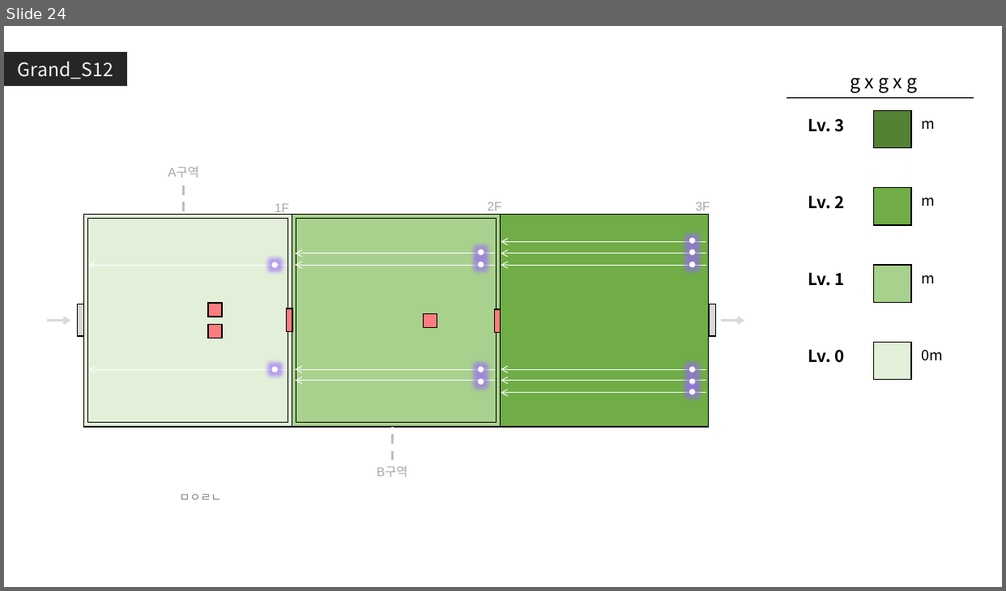
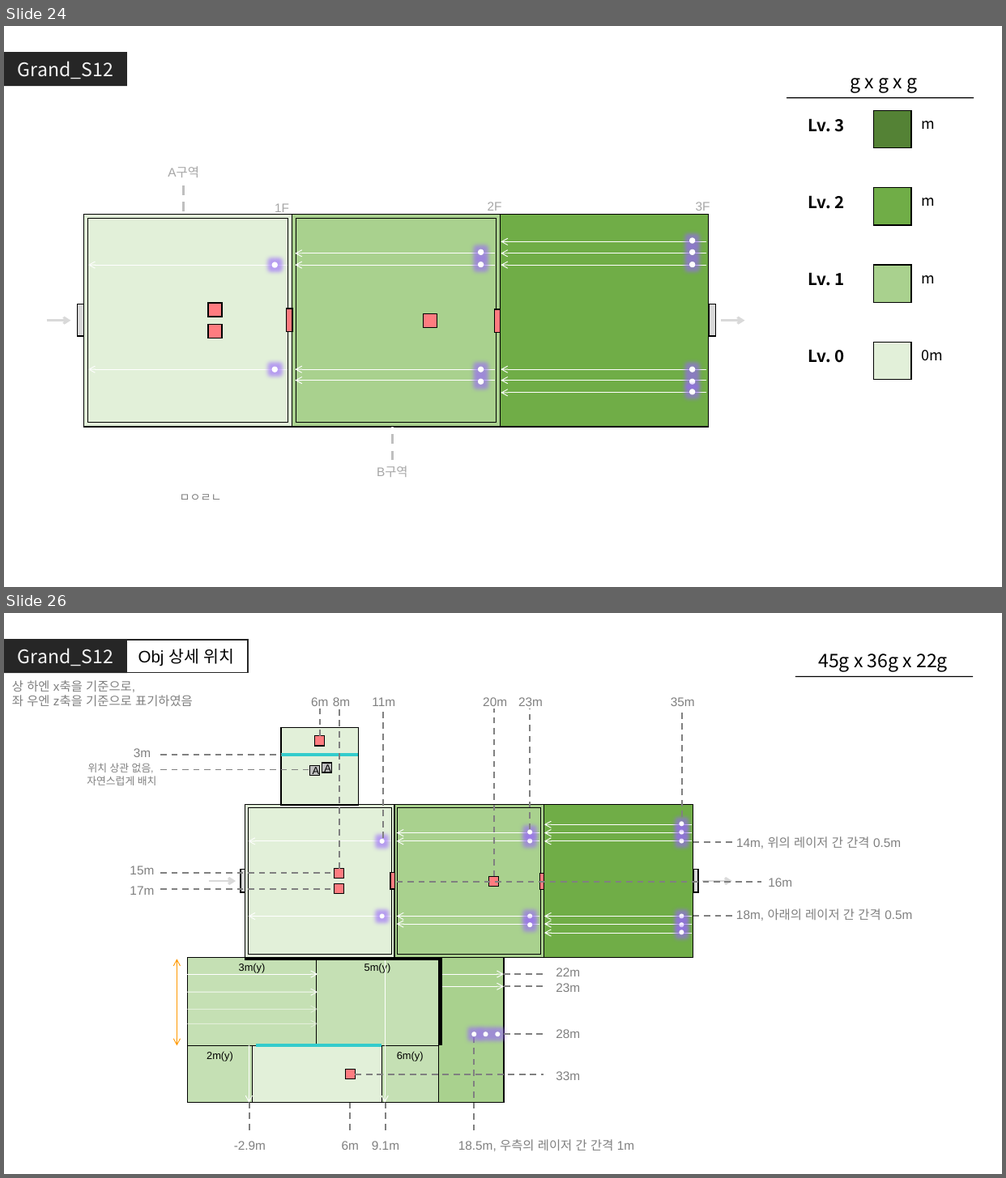
Before and after one commit to GGMGangsterHamster/GangsterHamster, a slide deck: Documents/Grand_Stage.pptx. Shown one above the other, each under a label of ours: slide 24 before the commit, slides 24 and 26 after it; the slides between them are not shown. The pictures are 1006x591 and 1006x1178 pixels, drawn with LibreOffice and Linux fonts; fonts in the diff are those of the drawing. Boxes give left, top, right and bottom in pixels: in the first picture for what was removed or moved away, otherwise in the second. Text is boxed around its words. In the diff, an @@ line names an element or a change of style, - is before the commit and + after.

Commit message:
Grand_S12 작성 완료

```diff
--- a/Documents/Grand_Stage.pptx
+++ b/Documents/Grand_Stage.pptx
@@ slide 26 added at (4, 613, 1002, 1174), background #FFFFFF @@
@@ rectangle added at (4, 639, 127, 674), fill #262626, 18 pt, text #F2F2F2 @@
+Grand_S12
@@ rectangle added at (125, 640, 247, 673), outline #262626 1.5 pt, 16 pt, text #000000 @@
+Obj 상세 위치
@@ text added at (818, 653, 948, 671), 18 pt, text #000000 @@
+45g x 36g x 22g
@@ text added at (12, 680, 193, 706), 12 pt, text #808080 @@
+상 하엔 x축을 기준으로,
+좌 우엔 z축을 기준으로 표기하였음
@@ line added from (795, 677) to (974, 677), #000000 1 pt @@
@@ group added at (87, 697, 912, 1152): 25 lines, 23 rectangles, 22 arrows, 21 texts, 15 ellipses, 1 double arrow @@
+A
+A
+6m
+6m(y)
+5m(y)
+3m(y)
+2m(y)
+8m
+11m
+20m
+23m
+35m
+15m
+17m
+-2.9m
+9.1m
+18.5m, 우측의 레이저 간 간격 1m
+33m
+22m
+23m
+18m, 아래의 레이저 간 간격 0.5m
+16m
+14m, 위의 레이저 간 간격 0.5m
+28m
+6m
+3m
+위치 상관 없음,
+자연스럽게 배치
```
Also in this commit, not shown: 2 slides changed, 3 other slides added, 1 slide removed.
